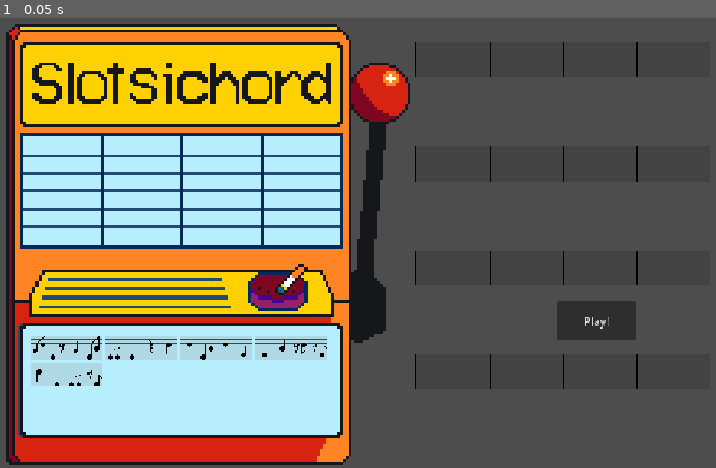
Above: before the commit, frame 1.
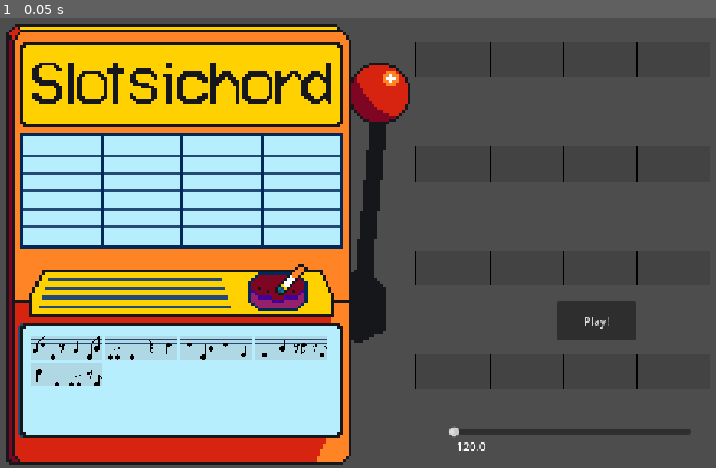
Above: after the commit, the same moment.

Repository: twhassall/slotsichord
Game: Godot game, scene res://scenes/actualScreens/MainScreen.tscn
Same seed, same stepped clock (60 frames per second), same inputs: the game is played once before the commit and once after it.
Inputs:
- Up to frame 1 (0.05 s): no input

The runs differ from the first frame. In frame 1, 0.5% of the frame differs, in the area x 62-97%, y 90-97%.

Commit message:
bpm slider (aware it looks horrible - can change or remove)

Diff:
--- a/scenes/subScenes/ArrangementArea.tscn
+++ b/scenes/subScenes/ArrangementArea.tscn
@@ -26,4 +26,24 @@
 offset_bottom = 429.0
 text = "Play!"
 
+[node name="BPMSlider" type="HSlider" parent="." unique_id=65646243]
+layout_mode = 0
+offset_left = 48.0
+offset_top = 551.0
+offset_right = 397.0
+offset_bottom = 572.0
+min_value = 50.0
+max_value = 250.0
+value = 50.0
+rounded = true
+
+[node name="BPMLabel" type="Label" parent="BPMSlider" unique_id=1373176318]
+layout_mode = 0
+offset_left = 11.0
+offset_top = 19.0
+offset_right = 51.0
+offset_bottom = 42.0
+
 [connection signal="pressed" from="Play" to="." method="_on_play_pressed"]
+[connection signal="changed" from="BPMSlider" to="." method="_on_h_slider_changed"]
+[connection signal="value_changed" from="BPMSlider" to="." method="_on_h_slider_value_changed"]
--- a/scripts/arrangement_area.gd
+++ b/scripts/arrangement_area.gd
@@ -3,6 +3,7 @@
 
 
 @onready var lines_container = $Lines
+@onready var bpm_label = $BPMSlider/BPMLabel
 var slots = []
 
 func _ready():
@@ -16,6 +17,7 @@
 
 		#add this as a child of our container
 		lines_container.add_child(line)
+		bpm_label.text = str(MusicLibrary.bpm)
 
 
 		var line_slots = []
@@ -44,3 +46,7 @@
 
 func _on_play_pressed():
 	play_all_bars()
+
+func _on_h_slider_value_changed(value: float):
+	MusicLibrary.bpm = value
+	bpm_label.text = str(value)
--- a/scripts/musiclibrary.gd
+++ b/scripts/musiclibrary.gd
@@ -159,5 +159,6 @@
 func play_note(note):
 		var pitch = note[0]
 		if pitch != "REST":
+			print(sounds[pitch])
 			player.stream = sounds[pitch]
 			player.play()
